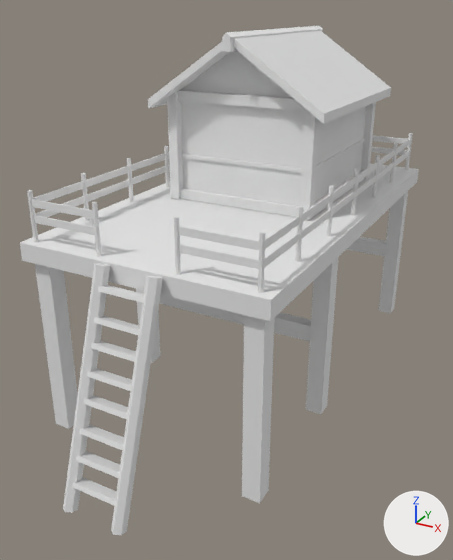
A saved change to the FBX model Examen Game GMD4A/Assets/Art/Models/Environment/Quarry/QuarryHouse(1).fbx.
One viewpoint serves both versions: a 50 mm camera at (7.41, -9.86, 9.95) aimed at (0.18, 3.29, 3.38). The lights are fixed; the arrows at lower right show +X, +Y and +Z. Where no turn or scale is listed for an object, it has been applied to the vertices.

The first picture shows 'QuarryHouse(1)'.
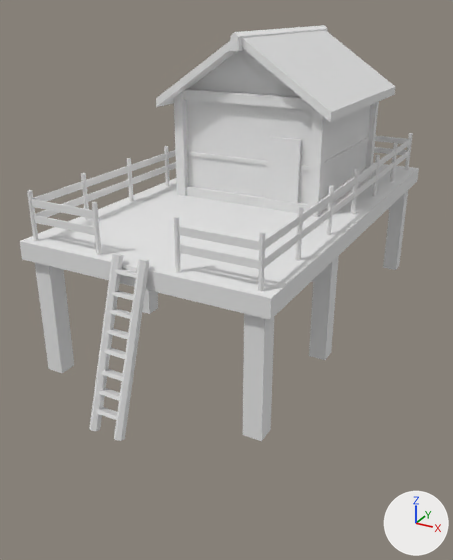
The newer file is also turned or shifted as a whole; pictures and numbers use the older file's frame.

Boxes [x1, y1, x2, y2] around the edits, measured in the pictures (453 x 560 px; the box of a moved part takes in the faces that stretch with it):
'QuarryHouse(1)', reshaped (18% shorter): before [20, 26, 419, 535]; after [20, 25, 419, 441]
part 1 of me_cube_119, moved or reshaped: before [180, 51, 366, 217]; after [186, 50, 371, 213]
part 2 of me_cube_119, moved or reshaped: before [181, 139, 365, 173]; after [187, 137, 369, 171]
part 3 of me_cube_119, moved or reshaped: before [148, 30, 391, 124]; after [156, 30, 395, 122]
part 4 of me_cube_119, moved or reshaped: before [177, 90, 304, 111]; after [183, 89, 313, 110]
part 5 of me_cube_119, moved or reshaped (not visible afterwards): before [300, 108, 319, 220]
part 6 of me_cube_119, moved or reshaped: before [361, 102, 376, 180]; after [174, 92, 188, 196]
part 7 of me_cube_119, moved or reshaped: before [222, 26, 323, 52]; after [230, 25, 328, 51]
part 8 of me_cube_119, moved or reshaped: before [167, 91, 183, 199]; after [365, 102, 379, 177]
part 9 of me_cube_119, moved or reshaped (not visible before): after [308, 108, 327, 217]
part 10 of me_cube_119, moved or reshaped: before [379, 191, 408, 313]; after [383, 190, 408, 270]
part 11 of me_cube_119, moved or reshaped: before [136, 289, 161, 363]; after [143, 290, 158, 314]
part 12 of me_cube_119, moved or reshaped: before [306, 258, 338, 414]; after [309, 256, 339, 360]
part 13 of me_cube_119, moved or reshaped: before [35, 264, 78, 429]; after [35, 263, 74, 373]
part 14 of me_cube_119, moved or reshaped: before [242, 315, 274, 503]; after [243, 314, 275, 441]
part 15 of me_cube_119, moved or reshaped (not visible before): after [267, 136, 302, 203]
part 16 of me_cube_119, moved or reshaped: before [76, 451, 120, 478]; after [99, 388, 120, 401]
part 17 of me_cube_119, moved or reshaped: before [63, 263, 110, 513]; after [89, 254, 123, 431]
part 18 of me_cube_119, moved or reshaped: before [73, 477, 116, 506]; after [96, 407, 117, 420]
part 19 of me_cube_119, moved or reshaped: before [83, 395, 128, 420]; after [104, 348, 126, 359]
part 20 of me_cube_119, moved or reshaped: before [80, 425, 124, 450]; after [102, 369, 123, 381]
part 21 of me_cube_119, moved or reshaped: before [91, 341, 136, 362]; after [110, 309, 131, 319]
part 22 of me_cube_119, moved or reshaped: before [87, 369, 132, 392]; after [107, 329, 128, 340]
part 23 of me_cube_119, moved or reshaped: before [94, 237, 386, 535]; after [112, 207, 390, 441]

Edits to the bpy script that builds the scene:
```text
Change me_cube_119:
    remove me_cube_119.from_pydata(...)  # 842 vertices, 514 faces; spans x -3.14..4.9, y -2.42..10.98, z -0.18..9.36
    add me_cube_119.from_pydata(...)  # 842 vertices, 514 faces; spans x -3.14..4.9, y -1.73..10.98, z 1.65..9.36
    me_cube_119 part 1: the loose piece of 24 vertices spanning x -2.07..2.01, y 4.28..8.93, z 5.04..9.26 is turned -180 degrees about the z axis through its middle, then moved by (0.04, 0.29, 0.0)
    me_cube_119 part 2: the loose piece of 16 vertices spanning x -1.98..1.91, y 4.37..8.84, z 6.16..6.27 is turned -180 degrees about the z axis through its middle, then moved by (0.04, 0.29, 0.0)
    me_cube_119 part 3: the loose piece of 12 vertices spanning x -2.44..2.38, y 3.83..9.36, z 7.47..9.31 is turned -180 degrees about the z axis through its middle, then moved by (0.04, 0.31, 0.0)
    me_cube_119 part 4: the loose piece of 16 vertices spanning x -2.07..2.01, y 4.28..8.97, z 7.66..7.91 is turned -180 degrees about the z axis through its middle, then moved by (0.04, 0.25, 0.0)
    me_cube_119 part 5: the loose piece of 8 vertices spanning x 1.75..2.02, y 4.2..4.47, z 5.04..8.08 is turned 180 degrees about the z axis through its middle, then moved by (-3.79, 4.84, 0.0)
    me_cube_119 part 6: the loose piece of 8 vertices spanning x 1.8..2.07, y 8.72..8.99, z 5.04..8.05 is turned -180 degrees about the z axis through its middle, then moved by (-3.89, -4.21, 0.0)
    me_cube_119 part 7: the loose piece of 12 vertices spanning x -0.14..0.07, y 3.66..9.53, z 8.95..9.36 is turned -180 degrees about the z axis through its middle, then moved by (0.04, 0.32, 0.0)
    me_cube_119 part 8: the loose piece of 8 vertices spanning x -2.08..-1.82, y 4.2..4.47, z 5.04..8.08 is turned -180 degrees about the z axis through its middle, then moved by (3.88, 4.84, 0.0)
    me_cube_119 part 9: the loose piece of 8 vertices spanning x -2.13..-1.86, y 8.72..8.99, z 5.04..8.05 is turned -180 degrees about the z axis through its middle, then moved by (3.98, -4.21, 0.0)
    me_cube_119 part 10: the loose piece of 8 vertices spanning x 2.5..2.94, y 10.26..10.71, z 0.0..4.62 is scaled about its middle by (1, 1, 0.661), then moved by (0.0, 0.0, 0.87)
    me_cube_119 part 11: the loose piece of 8 vertices spanning x -2.94..-2.5, y 3.48..3.93, z 0.0..4.62 is scaled about its middle by (1, 1, 0.661), then moved by (0.0, 0.0, 0.87)
    me_cube_119 part 12: the loose piece of 8 vertices spanning x 2.5..2.94, y 3.48..3.93, z 0.0..4.62 is scaled about its middle by (1, 1, 0.661), then moved by (0.0, 0.0, 0.87)
    me_cube_119 part 13: the loose piece of 8 vertices spanning x -2.94..-2.5, y -0.22..0.22, z 0.0..4.62 is scaled about its middle by (1, 1, 0.661), then moved by (0.0, 0.0, 0.87)
    me_cube_119 part 14: the loose piece of 8 vertices spanning x 2.5..2.94, y -0.22..0.22, z 0.0..4.62 is scaled about its middle by (1, 1, 0.661), then moved by (0.0, 0.0, 0.87)
    me_cube_119 part 15: the loose piece of 8 vertices spanning x -1.54..-0.67, y 8.79..8.89, z 5.03..6.9 is turned -180 degrees about the z axis through its middle, then moved by (2.18, -4.18, 0.0)
    me_cube_119 part 16: the loose piece of 8 vertices spanning x -0.59..0.6, y -2.0..-1.65, z 0.94..1.15 is scaled about its middle by (0.476, 0.696, 0.696), then moved by (0.0, 0.51, 1.46)
    me_cube_119 part 17: the loose piece of 12 vertices spanning x -0.79..-0.53, y -2.42..-0.35, z -0.18..5.07 is scaled about its middle by 0.696, then moved by (0.34, 0.38, 1.03)
    me_cube_119 part 18: the loose piece of 8 vertices spanning x -0.59..0.6, y -2.19..-1.84, z 0.36..0.58 is scaled about its middle by (0.476, 0.696, 0.696), then moved by (0.0, 0.57, 1.63)
    me_cube_119 part 19: the loose piece of 8 vertices spanning x -0.59..0.6, y -1.6..-1.25, z 2.14..2.36 is scaled about its middle by (0.476, 0.696, 0.696), then moved by (0.0, 0.39, 1.09)
    me_cube_119 part 20: the loose piece of 8 vertices spanning x -0.59..0.6, y -1.81..-1.46, z 1.51..1.72 is scaled about its middle by (0.476, 0.696, 0.696), then moved by (0.0, 0.45, 1.28)
    me_cube_119 part 21: the loose piece of 8 vertices spanning x -0.59..0.6, y -1.21..-0.86, z 3.29..3.5 is scaled about its middle by (0.476, 0.696, 0.696), then moved by (0.0, 0.27, 0.74)
    me_cube_119 part 22: the loose piece of 8 vertices spanning x -0.59..0.6, y -1.41..-1.06, z 2.71..2.92 is scaled about its middle by (0.476, 0.696, 0.696), then moved by (0.0, 0.33, 0.92)
    me_cube_119 part 23: 46 of 842 vertices moved; they spanned x -2.66..4.9, y -2.42..10.65, z -0.18..5.6 and now span x -2.66..4.9, y -1.73..10.65, z 1.65..7.26; mean shift (-0.09, 0.16, 1.08); largest move (0.79, -2.33, -0.09) -> (0.42, -1.67, 1.71)
```
